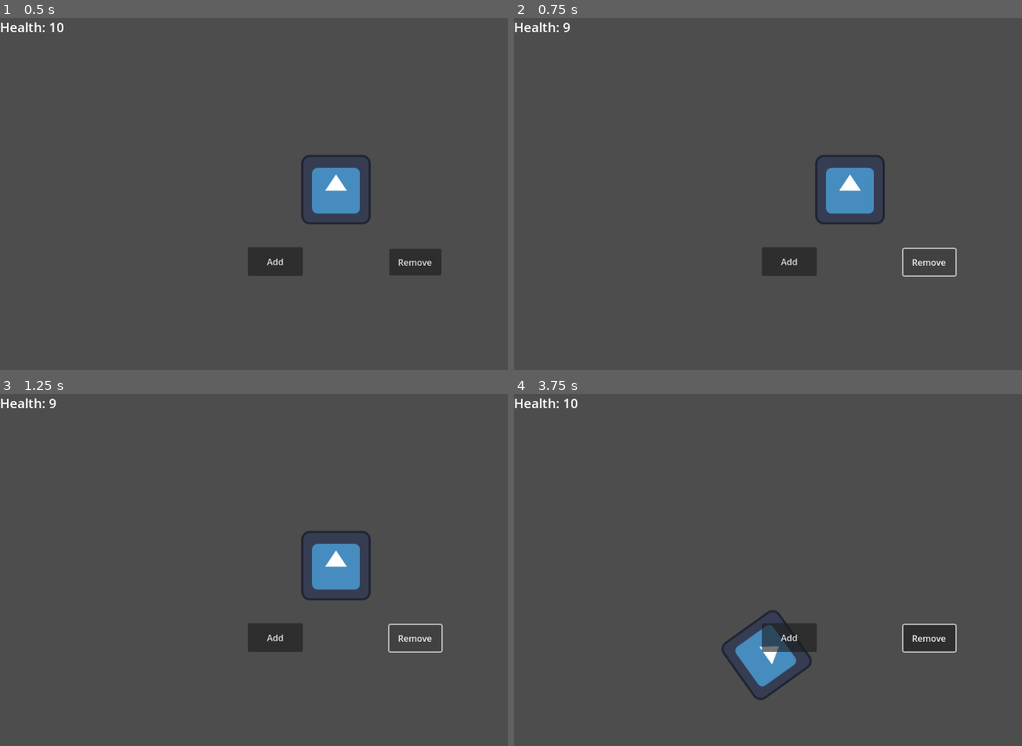
Above: before the commit, frames 1-4 (two rows, left to right).
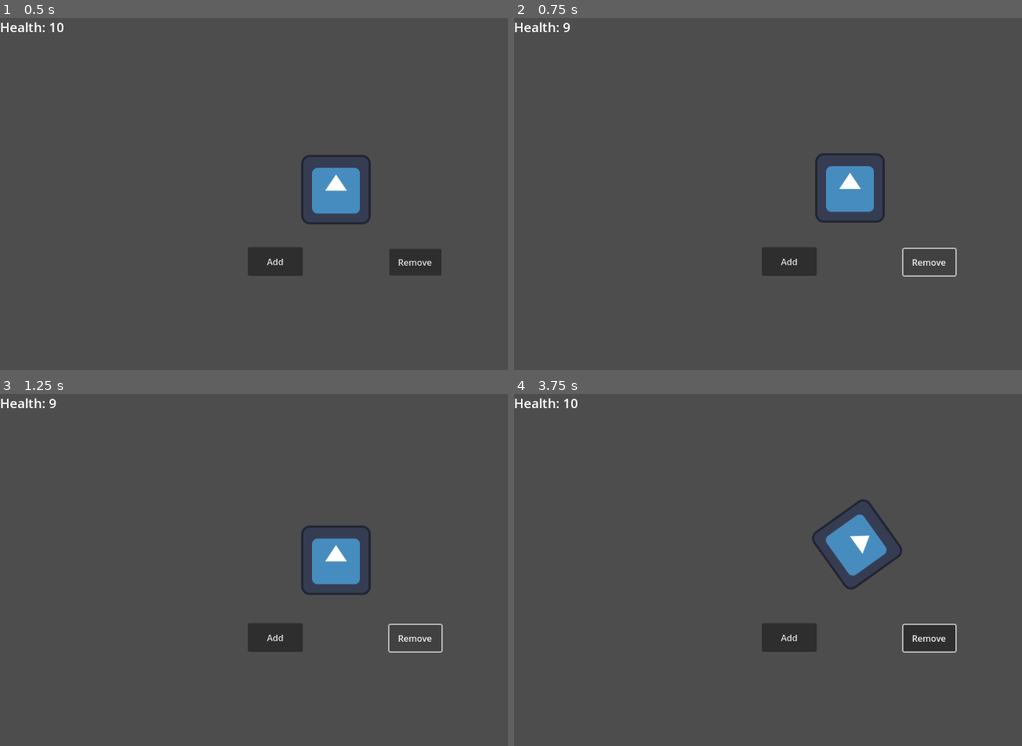
Above: after the commit, the same moments.

Repository: DacotaDeathmask/CloverJam5_2024
Game: Godot game, scene res://WritheStartScene.tscn
Same seed, same stepped clock (60 frames per second), same inputs: the game is played once before the commit and once after it. The engine's default icon, where the game draws it, is replaced by a stand-in: a white triangle on a blue panel in a dark square.
Inputs (mouse positions are in pixels of both pictures, inside the frame that each line leads up to):
- Up to frame 1 (0.5 s): no input
- Up to frame 2 (0.75 s): click "Remove" at 0.5 s
- Up to frame 3 (1.25 s): no input
- Up to frame 4 (3.75 s): click "Add" at 1.25 s; move the mouse to (966, 552) at 2.02 s; hold Right (ui_right) 2.03-2.78 s; move the mouse to (701, 587) at 2.77 s; hold Down (ui_down) 2.78-3.53 s; move the mouse to (889, 492) at 3.52 s; hold Right (ui_right) from 3.53 s (still down)

Frame 1 is identical in both runs. In frame 2, 0.4% of the frame differs, in the area x 59-73%, y 38-59%; in frame 3, 0.8%; in frame 4, 3.2%, in the area x 40-77%, y 29-87%.

Commit message:
cursor based speed

Diff:
--- a/Player/Player.gd
+++ b/Player/Player.gd
@@ -1,7 +1,9 @@
 extends CharacterBody2D
 
-const SPEED = 300.0
-const ROTATION_SPEED = 1.0
+const BASE_SPEED := 600.0
+const MAX_SPEED := 3600.0
+const ROTATION_SPEED := 1.0
+const STOP_THRESHOLD := 50.0
 var health = 10
 
 signal updateUI(change)
@@ -9,13 +11,20 @@
 signal gameOver()
 
 func _physics_process(delta):
-	var forward_movement = Input.get_axis("ui_down", "ui_up")
-	var rotation_direction = Input.get_axis("ui_left", "ui_right")
+	var rotation_direction = Input.get_axis("left", "right")
 
 	rotation += rotation_direction * ROTATION_SPEED * delta
 
+	var cursor_position = get_global_mouse_position()
+	var distance_to_cursor = position.distance_to(cursor_position)
+
+	var speed = 0
+	if distance_to_cursor > STOP_THRESHOLD:
+		speed = BASE_SPEED + min(distance_to_cursor, MAX_SPEED - BASE_SPEED)
+
+	# Move the player forward automatically
 	var movement_direction = Vector2(0, -1).rotated(rotation)
-	velocity = movement_direction * forward_movement * SPEED
+	velocity = movement_direction * speed * delta
 
 
 	move_and_slide()
--- a/Player/Player.tscn
+++ b/Player/Player.tscn
@@ -14,7 +14,6 @@
 script = ExtResource("1_l726u")
 
 [node name="Sprite2D" type="Sprite2D" parent="."]
-scale = Vector2(1, 1)
 texture = ExtResource("2_pjtbt")
 
 [node name="Path2D" type="Path2D" parent="."]
--- a/project.godot
+++ b/project.godot
@@ -14,3 +14,18 @@
 run/main_scene="res://WritheStartScene.tscn"
 config/features=PackedStringArray("4.2", "Forward Plus")
 config/icon="res://icon.svg"
+
+[input]
+
+left={
+"deadzone": 0.5,
+"events": [Object(InputEventKey,"resource_local_to_scene":false,"resource_name":"","device":-1,"window_id":0,"alt_pressed":false,"shift_pressed":false,"ctrl_pressed":false,"meta_pressed":false,"pressed":false,"keycode":0,"physical_keycode":65,"key_label":0,"unicode":97,"echo":false,"script":null)
+, Object(InputEventKey,"resource_local_to_scene":false,"resource_name":"","device":-1,"window_id":0,"alt_pressed":false,"shift_pressed":false,"ctrl_pressed":false,"meta_pressed":false,"pressed":false,"keycode":0,"physical_keycode":4194319,"key_label":0,"unicode":0,"echo":false,"script":null)
+]
+}
+right={
+"deadzone": 0.5,
+"events": [Object(InputEventKey,"resource_local_to_scene":false,"resource_name":"","device":-1,"window_id":0,"alt_pressed":false,"shift_pressed":false,"ctrl_pressed":false,"meta_pressed":false,"pressed":false,"keycode":0,"physical_keycode":68,"key_label":0,"unicode":100,"echo":false,"script":null)
+, Object(InputEventKey,"resource_local_to_scene":false,"resource_name":"","device":-1,"window_id":0,"alt_pressed":false,"shift_pressed":false,"ctrl_pressed":false,"meta_pressed":false,"pressed":false,"keycode":0,"physical_keycode":4194321,"key_label":0,"unicode":0,"echo":false,"script":null)
+]
+}
